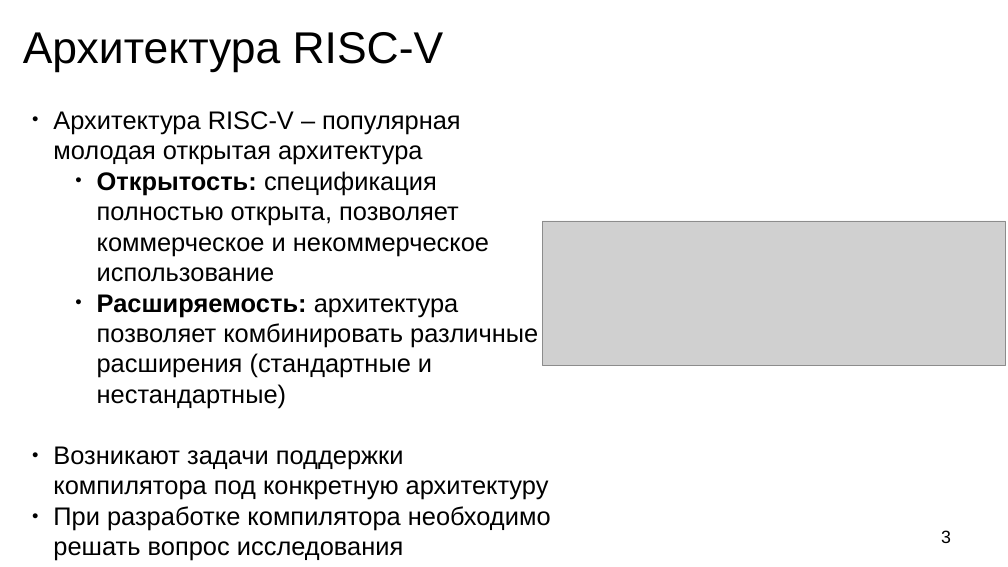
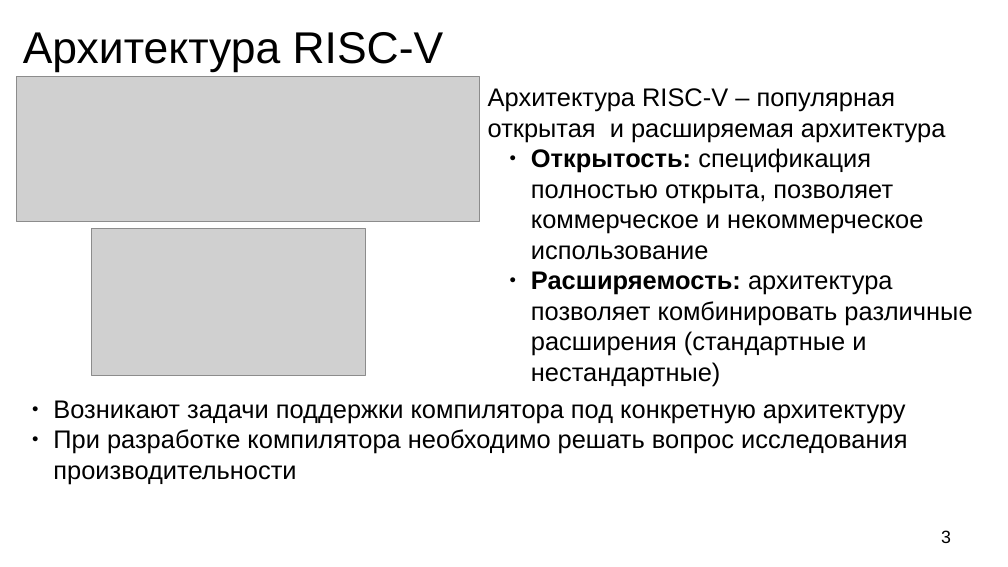
Before and after one commit to sin-diesel/stdbench, a slide deck: slide 3 of presentation/presentation.odp. Drawn at 1008x567 pixels with LibreOffice and Linux fonts; fonts in the diff are those of the drawing; grey boxes stand for pictures. Boxes give left, top, right and bottom in pixels: in the first picture for what was removed or moved away, otherwise in the second. Text is boxed around its words. In the diff, an @@ line names an element or a change of style, - is before the commit and + after.

```diff
--- a/presentation/presentation.odp
+++ b/presentation/presentation.odp
@@ picture: place and size @@
-picture at (542,221,1006,366)
+picture at (16,77,480,221)
@@ text "Архитектура RISC-V – популярная открытая ...": place and size @@
-text "Архитектура RISC-V – популярная открытая ..." at (53,111,551,561)
+text "Архитектура RISC-V – популярная открытая ..." at (488,88,972,386)
@@ text at (488,88,946,142): text changed @@
-● Архитектура RISC-V – популярная молодая открытая архитектура
+● Архитектура RISC-V – популярная открытая и расширяемая архитектура
@@ picture added at (91,229,366,375) @@
@@ text added at (53,400,907,484), 20 pt, text #000000 @@
+● Возникают задачи поддержки компилятора под конкретную архитектуру
+● При разработке компилятора необходимо решать вопрос исследования производительности
@@ text at (53,446,551,561): paragraphs removed @@
-● Возникают задачи поддержки компилятора под конкретную архитектуру
-● При разработке компилятора необходимо решать вопрос исследования производительности
```
Also in this commit, not shown: 4 other slides changed, 2 slides added, 2 slides removed, 3 other files.
